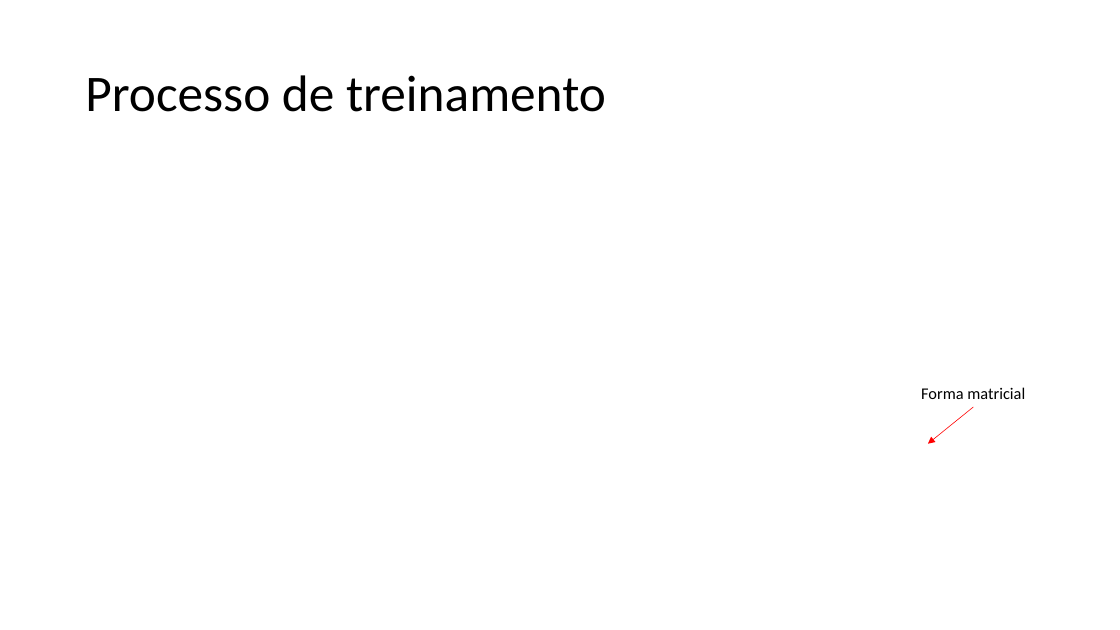
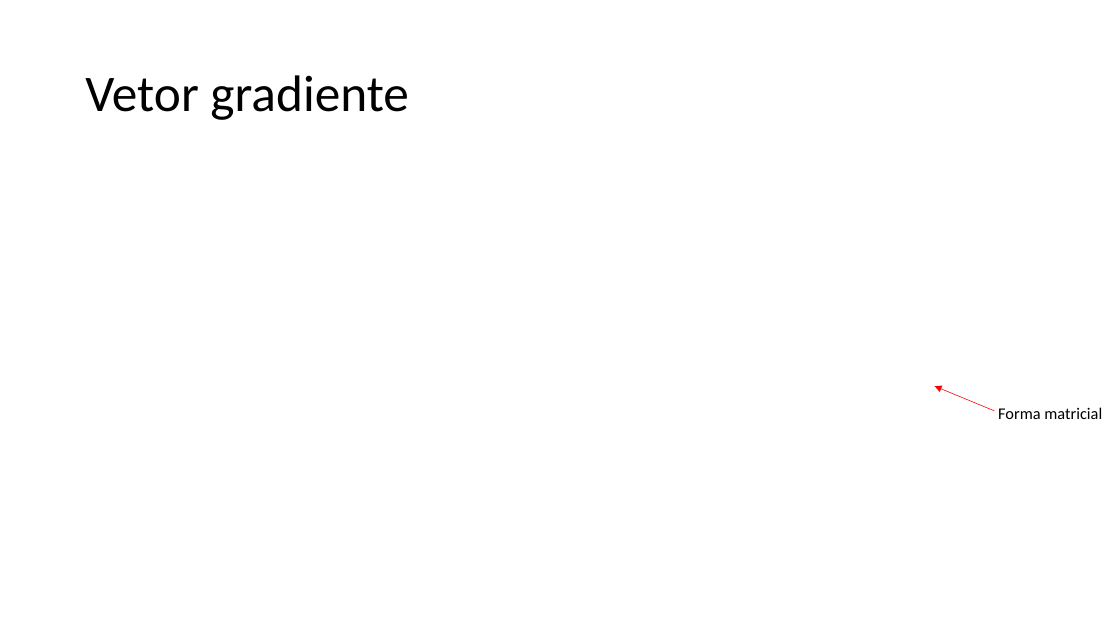
Before and after one commit to zz4fap/c24_inteligencia_artificial, a slide deck: slide 34 of slides/C24_Classificação.pptx (slide 35 before the commit). Drawn at 1120x630 pixels with LibreOffice and Linux fonts; fonts in the diff are those of the drawing; grey boxes stand for pictures. Boxes give left, top, right and bottom in pixels: in the first picture for what was removed or moved away, otherwise in the second. Text is boxed around its words. In the diff, an @@ line names an element or a change of style, - is before the commit and + after.

```diff
--- a/slides/C24_Classificação.pptx
+++ b/slides/C24_Classificação.pptx
@@ title at [85,75,408,120]: text changed @@
-Processo de treinamento
+Vetor gradiente
@@ arrow moved from (974, 408) - (928, 444) to (995, 411) - (935, 386) @@
@@ text "Forma matricial": place and size @@
-text "Forma matricial" at [921,387,1025,399]
+text "Forma matricial" at [998,407,1102,419]
```
Also in this commit, not shown: 5 other slides changed, 2 slides added, 4 slides removed.
